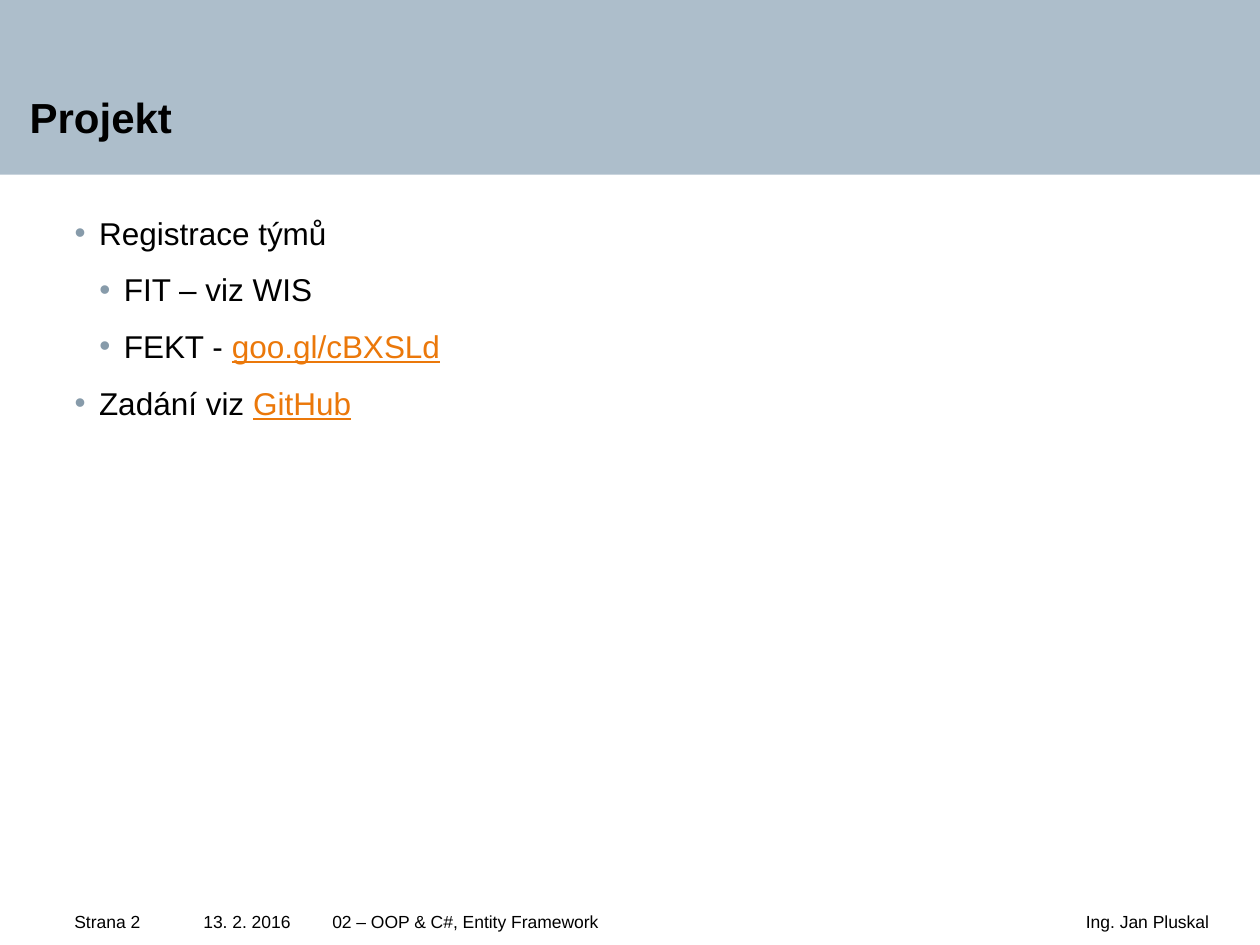
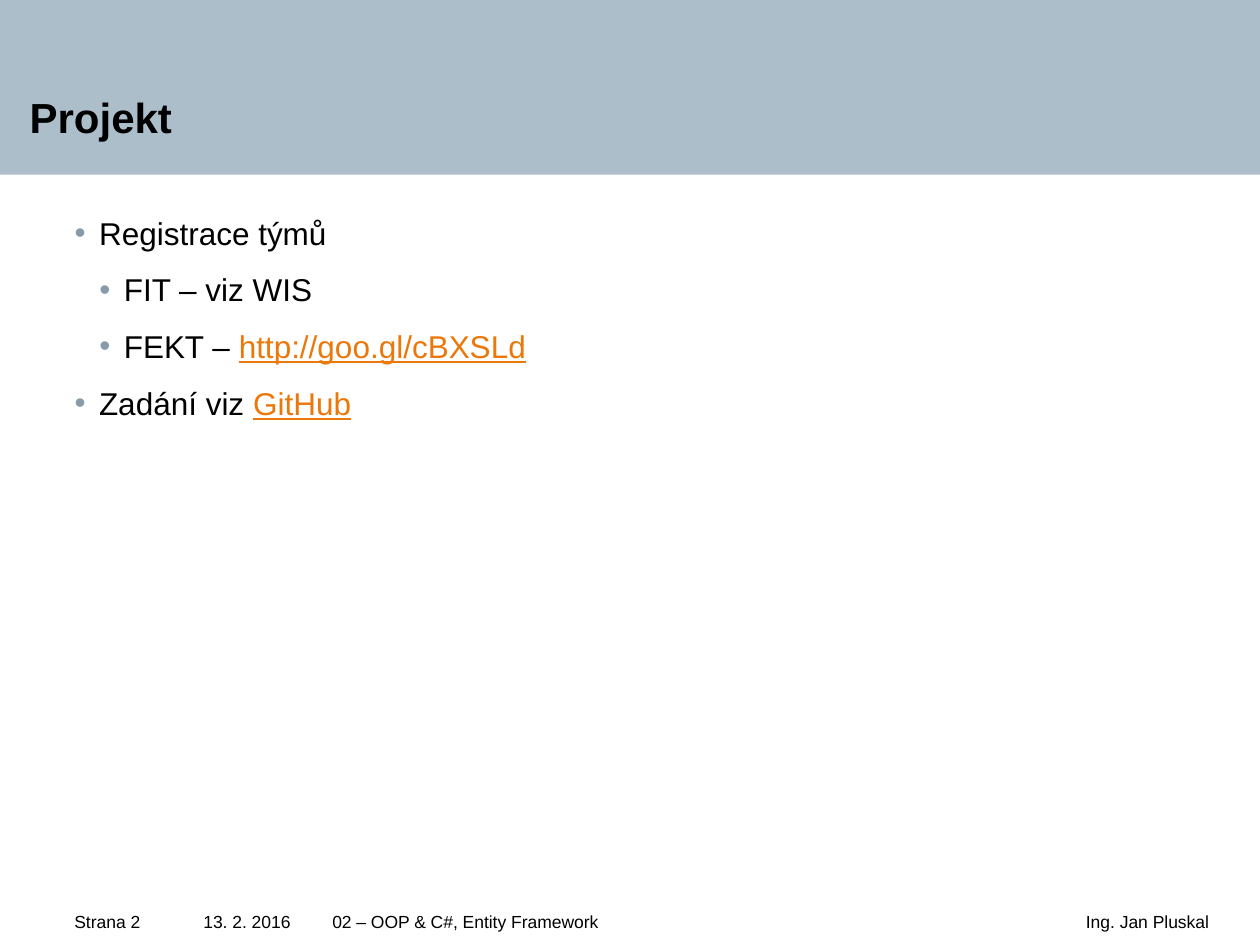
Before and after one commit to tajpo/fitiw5, a slide deck: slide 2 of Lectures/IW5-02-OOP_EF.pptx. Drawn at 1260x945 pixels with LibreOffice and Linux fonts; fonts in the diff are those of the drawing; background and template pictures are left out. Boxes give left, top, right and bottom in pixels: in the first picture for what was removed or moved away, otherwise in the second. Text is boxed around its words. In the diff, an @@ line names an element or a change of style, - is before the commit and + after.

Commit message:
Fix FEKT registration link.

```diff
--- a/Lectures/IW5-02-OOP_EF.pptx
+++ b/Lectures/IW5-02-OOP_EF.pptx
@@ text at (x1=124, y1=335, x2=526, y2=364): text changed @@
-    • FEKT - goo.gl/cBXSLd
+    • FEKT – http://goo.gl/cBXSLd
```
